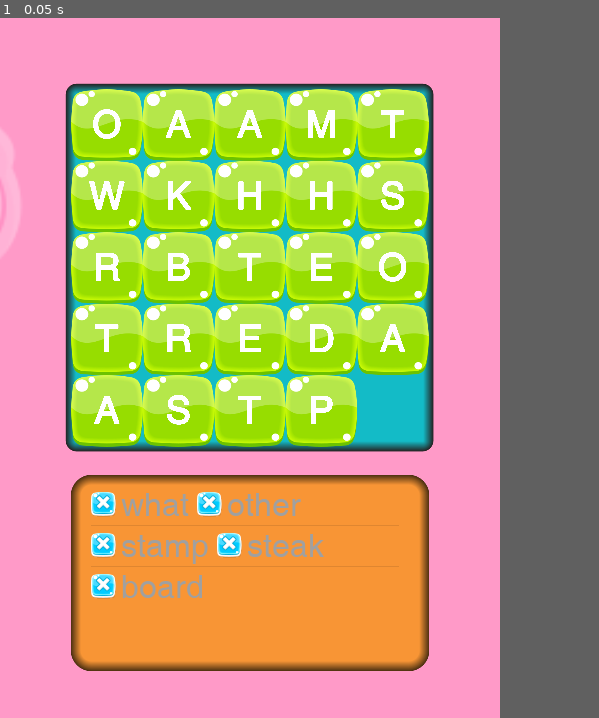
Above: before the commit, frame 1.
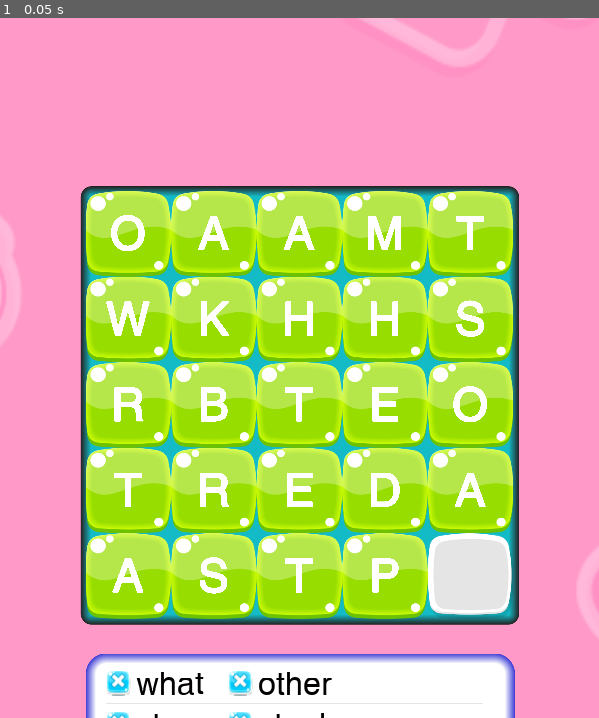
Above: after the commit, the same moment.

Repository: ahmetilgin/WordFinding
Game: Godot game, scene res://game.tscn
Two runs of this game, one before a commit and one after it. Both use one fixed random seed, a clock stepped at 60 frames per second and the inputs below.
Inputs:
- Up to frame 1 (0.05 s): no input
In our replay, the window is 500x700 before the commit and 599x700 after it. These sizes can differ from the game's own. Grey fills any space a smaller window leaves; there, only what the larger window draws over its background counts as a difference.

The runs differ from the first frame. In frame 1, 62% of the frame differs, in the area x 0-100%, y 0-100%.

Commit message:
ortalama

Diff:
--- a/Block.tscn
+++ b/Block.tscn
@@ -38,14 +38,14 @@
 [sub_resource type="ShaderMaterial" id=2]
 shader = SubResource( 1 )
 
+[sub_resource type="DynamicFont" id=4]
+size = 1024
+outline_size = 20
+use_filter = true
+font_data = ExtResource( 4 )
+
 [sub_resource type="RectangleShape2D" id=3]
 extents = Vector2( 16.1403, 15.9239 )
-
-[sub_resource type="DynamicFont" id=4]
-size = 500
-outline_size = 10
-use_filter = true
-font_data = ExtResource( 4 )
 
 [node name="Block" type="KinematicBody2D"]
 material = SubResource( 2 )
@@ -53,12 +53,31 @@
 
 [node name="block_button" type="TouchScreenButton" parent="."]
 scale = Vector2( 0.25, 0.25 )
+z_index = 1
 normal = ExtResource( 1 )
 pressed = ExtResource( 6 )
 script = ExtResource( 2 )
 
+[node name="Label" type="Label" parent="block_button"]
+margin_left = -27.4524
+margin_top = -29.3785
+margin_right = 2409.55
+margin_bottom = 2445.62
+rect_scale = Vector2( 0.1, 0.1 )
+custom_fonts/font = SubResource( 4 )
+custom_colors/font_color = Color( 1, 1, 1, 1 )
+custom_colors/font_outline_modulate = Color( 1, 1, 1, 1 )
+custom_colors/font_color_shadow = Color( 1, 1, 1, 1 )
+text = "w"
+align = 1
+valign = 1
+uppercase = true
+__meta__ = {
+"_edit_use_anchors_": false
+}
+
 [node name="BlockCollision" type="CollisionShape2D" parent="."]
-position = Vector2( 24, 24 )
+position = Vector2( 24.0834, 24.0834 )
 z_index = 1
 shape = SubResource( 3 )
 
@@ -85,24 +104,6 @@
 enabled = true
 cast_to = Vector2( 0, 35.817 )
 
-[node name="Label" type="Label" parent="."]
-margin_left = 12.467
-margin_top = 8.767
-margin_right = 484.467
-margin_bottom = 582.767
-rect_scale = Vector2( 0.05, 0.05 )
-custom_fonts/font = SubResource( 4 )
-custom_colors/font_color = Color( 1, 1, 1, 1 )
-custom_colors/font_outline_modulate = Color( 1, 1, 1, 1 )
-custom_colors/font_color_shadow = Color( 1, 1, 1, 1 )
-text = "w"
-align = 1
-valign = 1
-uppercase = true
-__meta__ = {
-"_edit_use_anchors_": false
-}
-
 [node name="MoveSound" type="AudioStreamPlayer2D" parent="."]
 stream = ExtResource( 5 )
 attenuation = 0.120742
--- a/block_kinematic.gd
+++ b/block_kinematic.gd
@@ -11,10 +11,10 @@
 	pass # Replace with function body.
 
 func set_label(text):
-	$Label.set_text(text)
+	$block_button/Label.set_text(text)
 
 func get_label():
-	return $Label.get_text()
+	return $block_button/Label.get_text()
 # Called every frame. 'delta' is the elapsed time since the previous frame.
 #func _process(delta):
 #	pass
--- a/game.gd
+++ b/game.gd
@@ -21,6 +21,7 @@
 	var oran = (OS.window_size / (Globals.map_size + 2))
 	Globals.divition_ratio = oran.x / Globals.cell_size
 	print(OS.window_size)
+	$Camera2D.set_position($Camera2D.position - Vector2(0,OS.window_size.y / 8))
 
 func reset_words():
 	for child in get_children():
@@ -52,7 +53,7 @@
 
 			var back = background.instance()
 			add_child(back)
-			back.set_z_index(-1)
+			back.set_z_index(0)
 			back.set_name("back")
 			back.set_scale(Vector2(Globals.divition_ratio,Globals.divition_ratio))
 			back.set_global_position(Vector2(x * current_cell_size + current_cell_size, y* current_cell_size + current_cell_size))
@@ -75,7 +76,6 @@
 var border_width = Vector2(5, 5)
 func _ready():
 	reset_words()
-
 	$Panel.set_global_position(Vector2(current_cell_size     ,current_cell_size   ) - border_width)
 	$Panel.set_size(border_width * 2 + Vector2(current_cell_size,current_cell_size) * Globals.map_size)
 	pass # Replace with function body.
@@ -239,6 +239,7 @@
 	image_texture.lock()
 	item_list_icon.create_from_image(image_texture)
 	$ItemList.add_item(word, item_list_icon, false)
+	$ItemList.set_item_custom_fg_color($ItemList.get_item_count() - 1, Color(0.01,0,0,1))
 	image_texture.unlock()
 # Called every frame. 'delta' is the elapsed time since the previous frame.
 #func _process(delta):
--- a/game.tscn
+++ b/game.tscn
@@ -6,12 +6,12 @@
 
 [sub_resource type="StyleBoxFlat" id=1]
 content_margin_left = 20.0
-bg_color = Color( 0.976471, 0.588235, 0.211765, 1 )
+bg_color = Color( 1, 1, 1, 1 )
 border_width_left = 10
 border_width_top = 10
 border_width_right = 10
 border_width_bottom = 10
-border_color = Color( 0.301961, 0.188235, 0.0666667, 1 )
+border_color = Color( 0.254902, 0.25098, 0.839216, 1 )
 border_blend = true
 corner_radius_top_left = 20
 corner_radius_top_right = 20
@@ -45,25 +45,28 @@
 texture = ExtResource( 2 )
 
 [node name="ItemList" type="ItemList" parent="."]
-margin_left = 54.209
-margin_top = 607.0
-margin_right = 498.209
-margin_bottom = 803.0
+margin_left = 23.209
+margin_top = 624.0
+margin_right = 467.209
+margin_bottom = 820.0
 custom_styles/bg = SubResource( 1 )
 custom_fonts/font = SubResource( 2 )
 custom_constants/icon_margin = 5
 auto_height = true
 max_columns = 2
+same_column_width = true
 __meta__ = {
 "_edit_use_anchors_": false
 }
 
 [node name="Panel" type="Panel" parent="."]
-margin_left = -0.000152588
-margin_top = -0.00012207
-margin_right = 38.9999
-margin_bottom = 39.9999
+margin_right = 68.0
+margin_bottom = 66.0
 custom_styles/panel = SubResource( 3 )
 __meta__ = {
 "_edit_use_anchors_": false
 }
+
+[node name="Camera2D" type="Camera2D" parent="."]
+anchor_mode = 0
+current = true
--- a/project.godot
+++ b/project.godot
@@ -25,7 +25,7 @@
 
 [display]
 
-window/size/width=500
+window/size/width=599
 window/size/height=700
 window/handheld/orientation="portrait"
 
